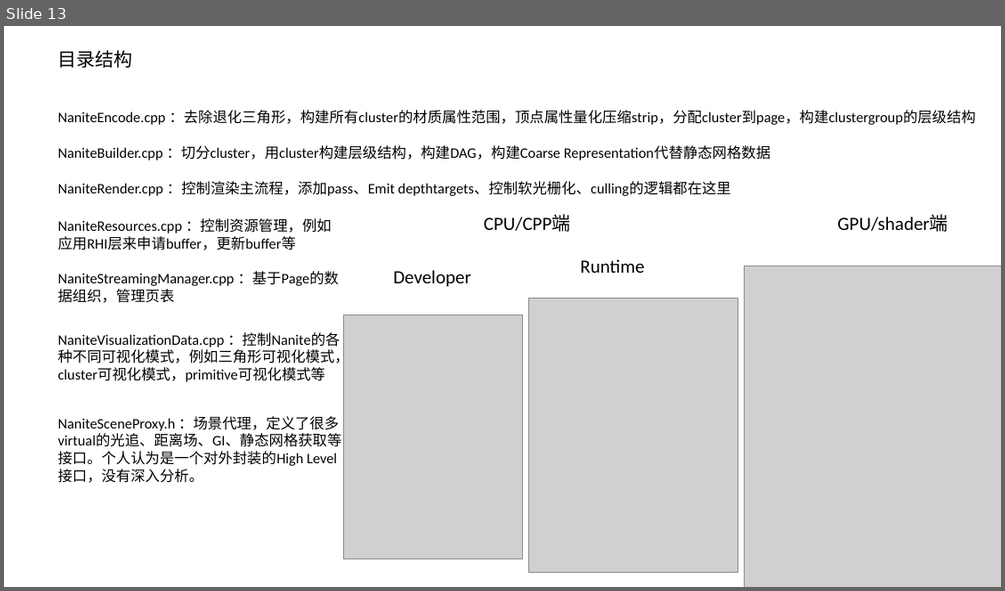
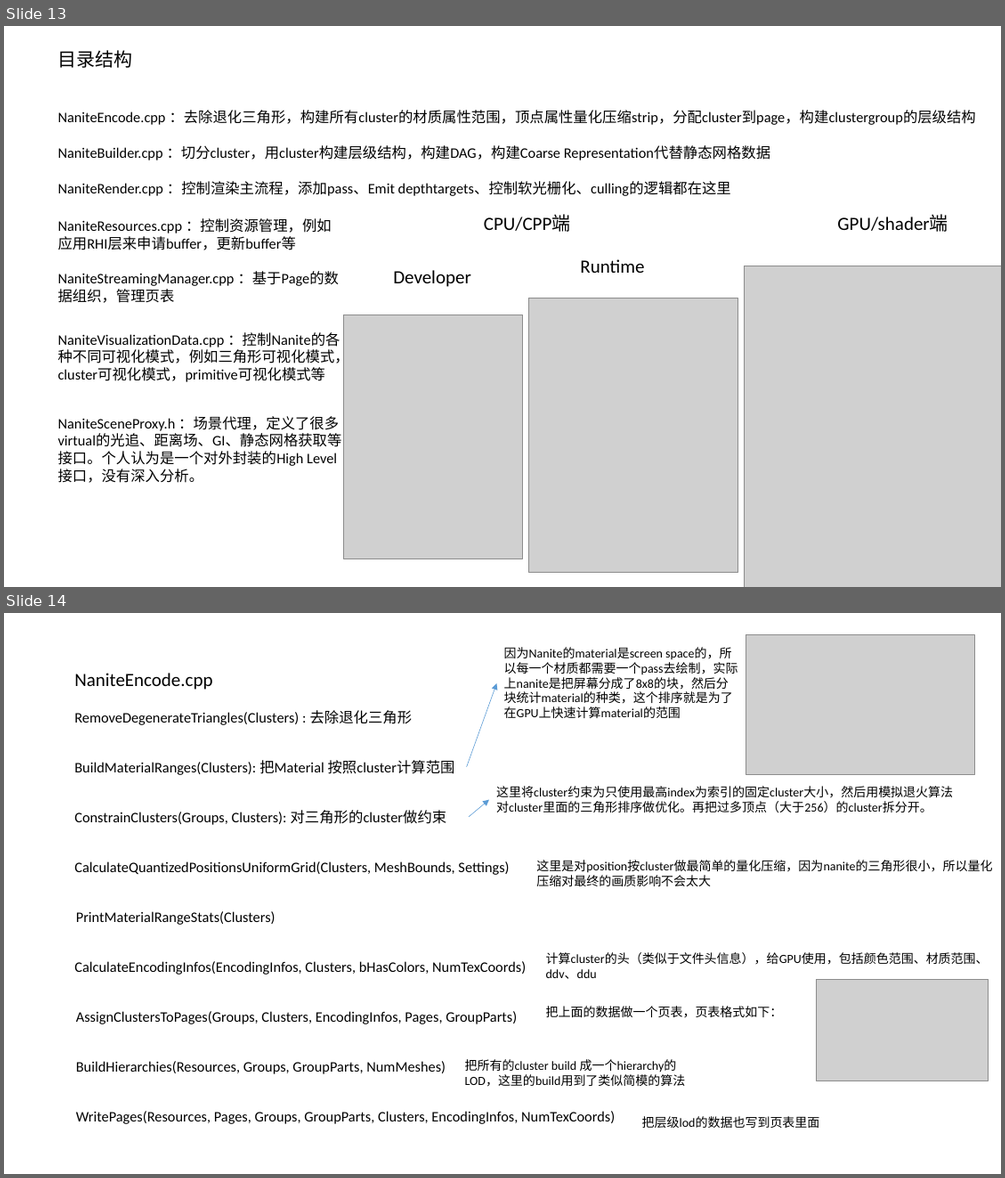
Before and after one commit to Tianji95/CG_learning_note, a slide deck: UE5_ppt/nanite简析.pptx. Shown one above the other, each under a label of ours: slide 13 before the commit, slides 13 and 14 after it. The pictures are 1005x591 and 1005x1178 pixels, drawn with LibreOffice and Linux fonts; fonts in the diff are those of the drawing; grey boxes stand for pictures. Boxes give left, top, right and bottom in pixels: in the first picture for what was removed or moved away, otherwise in the second. Text is boxed around its words. In the diff, an @@ line names an element or a change of style, - is before the commit and + after.

Commit message:
update nanite ppt

```diff
--- a/UE5_ppt/nanite简析.pptx
+++ b/UE5_ppt/nanite简析.pptx
@@ slide 14 added at <box>4,613,1001,1174</box>, background #FFFFFF @@
@@ picture added at <box>746,634,975,774</box> @@
@@ text added at <box>504,647,738,718</box>, 12 pt, text #000000 @@
+因为Nanite的material是screen space的，所以每一个材质都需要一个pass去绘制，实际上nanite是把屏幕分成了8x8的块，然后分块统计material的种类，这个排序就是为了在GPU上快速计算material的范围
@@ text added at <box>74,673,212,690</box>, 18 pt, text #000000 @@
+NaniteEncode.cpp
@@ arrow added from (467, 767) to (497, 683), #5B9BD5 0.5 pt @@
@@ text added at <box>74,710,412,725</box>, 14 pt, text #000000 @@
+RemoveDegenerateTriangles(Clusters) : 去除退化三角形
@@ text added at <box>74,760,455,775</box>, 14 pt, text #000000 @@
+BuildMaterialRanges(Clusters): 把Material 按照cluster计算范围
@@ text added at <box>496,786,953,812</box>, 12 pt, text #000000 @@
+这里将cluster约束为只使用最高index为索引的固定cluster大小，然后用模拟退火算法对cluster里面的三角形排序做优化。再把过多顶点（大于256）的cluster拆分开。
@@ text added at <box>74,810,447,825</box>, 14 pt, text #000000 @@
+ConstrainClusters(Groups, Clusters): 对三角形的cluster做约束
@@ arrow added from (469, 817) to (489, 800), #5B9BD5 0.5 pt @@
@@ text added at <box>74,861,509,875</box>, 14 pt, text #000000 @@
+CalculateQuantizedPositionsUniformGrid(Clusters, MeshBounds, Settings)
@@ text added at <box>536,860,992,886</box>, 12 pt, text #000000 @@
+这里是对position按cluster做最简单的量化压缩，因为nanite的三角形很小，所以量化压缩对最终的画质影响不会太大
@@ text added at <box>76,911,275,925</box>, 14 pt, text #000000 @@
+PrintMaterialRangeStats(Clusters)
@@ text added at <box>546,952,988,979</box>, 12 pt, text #000000 @@
+计算cluster的头（类似于文件头信息），给GPU使用，包括颜色范围、材质范围、
+ddv、ddu
@@ text added at <box>74,961,526,974</box>, 14 pt, text #000000 @@
+CalculateEncodingInfos(EncodingInfos, Clusters, bHasColors, NumTexCoords)
@@ picture added at <box>817,979,989,1080</box> @@
@@ text added at <box>76,1011,517,1024</box>, 14 pt, text #000000 @@
+AssignClustersToPages(Groups, Clusters, EncodingInfos, Pages, GroupParts)
@@ text added at <box>546,1005,783,1018</box>, 12 pt, text #000000 @@
+把上面的数据做一个页表，页表格式如下：
@@ text added at <box>76,1061,445,1074</box>, 14 pt, text #000000 @@
+BuildHierarchies(Resources, Groups, GroupParts, NumMeshes)
@@ text added at <box>465,1059,686,1086</box>, 12 pt, text #000000 @@
+把所有的cluster build 成一个hierarchy的LOD，这里的build用到了类似简模的算法
@@ text added at <box>76,1111,615,1124</box>, 14 pt, text #000000 @@
+WritePages(Resources, Pages, Groups, GroupParts, Clusters, EncodingInfos, NumTexCoords)
@@ text added at <box>642,1116,820,1127</box>, 12 pt, text #000000 @@
+把层级lod的数据也写到页表里面
```
Also in this commit, not shown: 2 slides removed.
